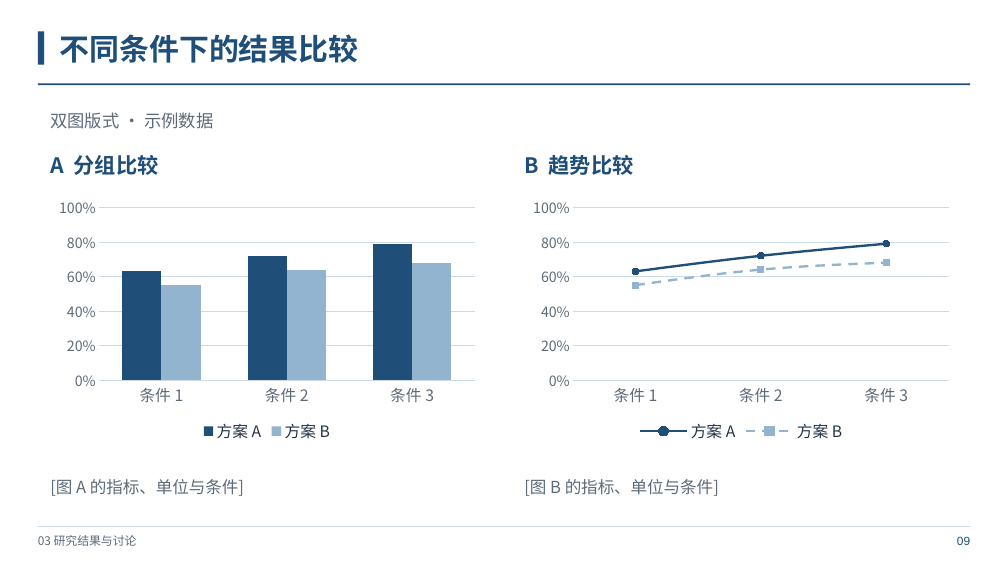
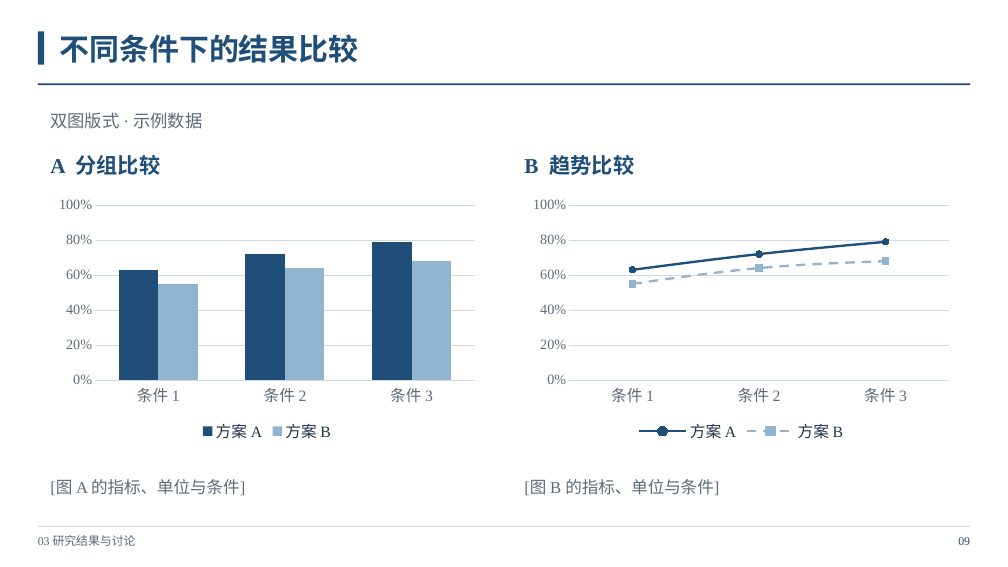
Before and after one commit to Starxy/skills, a slide deck: slide 9 of skills/ppt-craft/assets/academic-blue-template.pptx. Drawn at 1008x567 pixels with LibreOffice and Linux fonts; fonts in the diff are those of the drawing. Boxes give left, top, right and bottom in pixels: in the first picture for what was removed or moved away, otherwise in the second. Text is boxed around its words. In the diff, an @@ line names an element or a change of style, - is before the commit and + after.

```diff
--- a/skills/ppt-craft/assets/academic-blue-template.pptx
+++ b/skills/ppt-craft/assets/academic-blue-template.pptx
@@ column chart at (51,192,484,445) @@
@@ legend changed @@
@@ category axis changed @@
@@ value axis changed @@
@@ lettering changed @@
@@ line chart at (525,192,958,445) @@
@@ legend changed @@
@@ category axis changed @@
@@ value axis changed @@
@@ lettering changed @@
@@ font Noto Sans CJK SC to Times New Roman in 6 elements at (38,535,136,546), (50,112,202,129), (50,155,160,175), (524,155,634,175), (50,479,245,495), (524,479,719,495) @@
@@ text "09" at (958,537,970,545): font Arial to Times New Roman @@
```
Also in this commit, not shown: 15 other slides changed, 5 other files.
